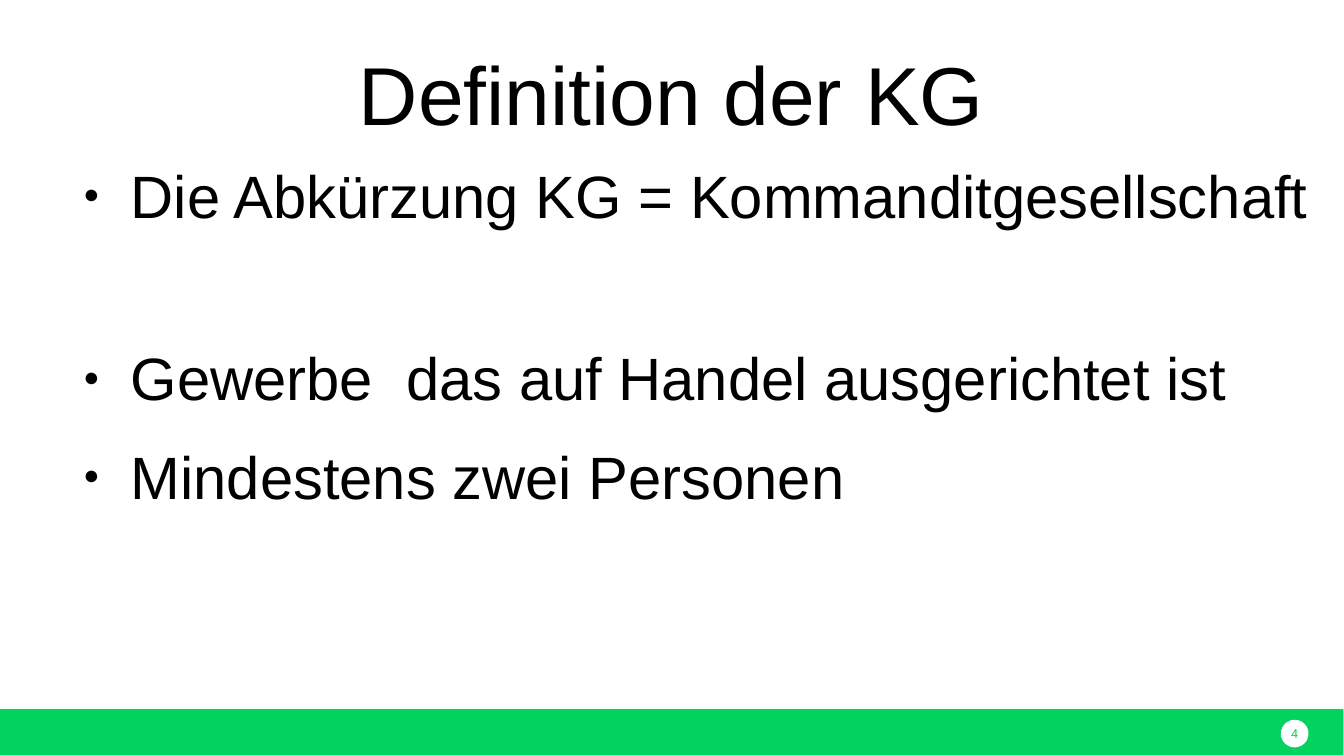
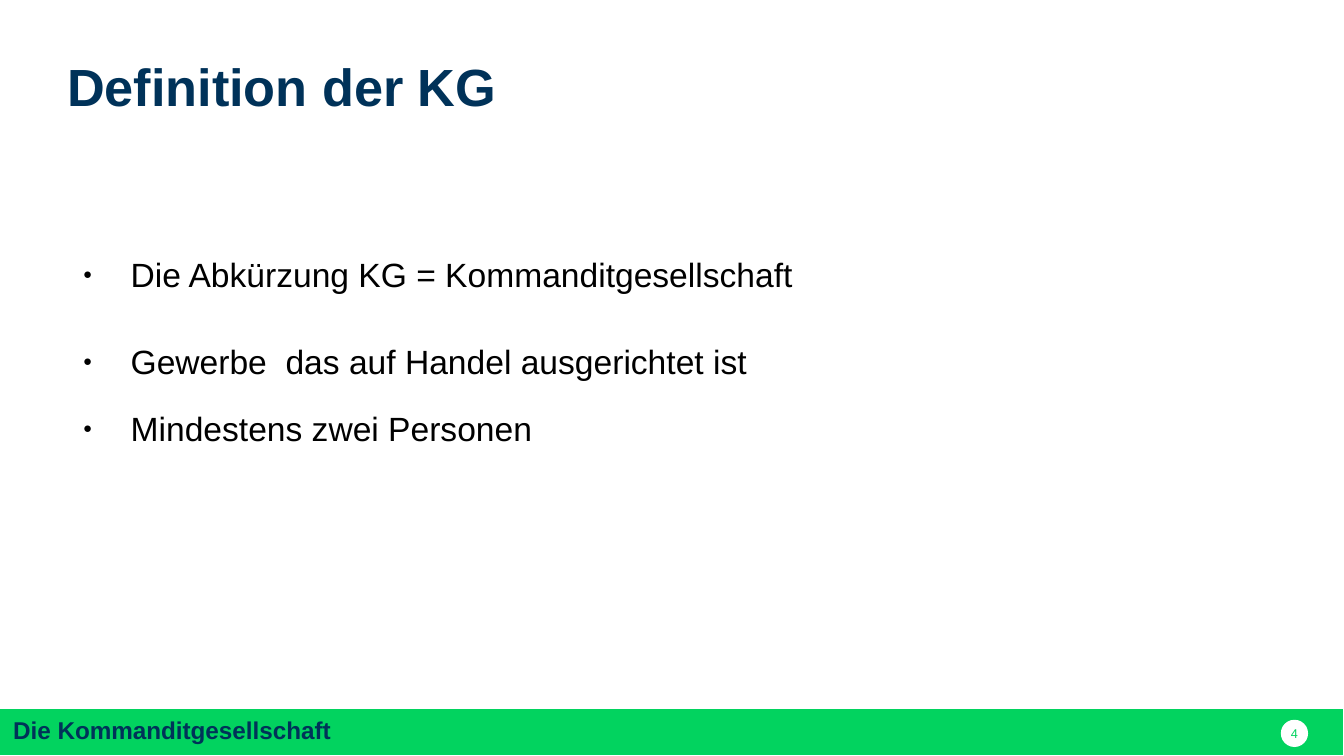
Before and after one commit to nodeg/exercises, a slide deck: slide 4 of FINAL_Referat_BWP_FINAL.pptx. Drawn at 1344x756 pixels with LibreOffice and Linux fonts; fonts in the diff are those of the drawing. Boxes give left, top, right and bottom in pixels: in the first picture for what was removed or moved away, otherwise in the second. Text is boxed around its words. In the diff, an @@ line names an element or a change of style, - is before the commit and + after.

```diff
--- a/FINAL_Referat_BWP_FINAL.pptx
+++ b/FINAL_Referat_BWP_FINAL.pptx
@@ text "Definition der KG" at bbox=[67, 68, 496, 107]: size 44 to 28 pt, text colour #000000 to #003259, bold on; alignment centre to left; line spacing 1 to 25.2pt @@
@@ text "Die Abkürzung KG = Kommanditgesellschaft" at bbox=[131, 262, 792, 293]: size 32 to 18 pt @@
@@ text "Die Abkürzung KG = Kommanditgesellschaft": place and size @@
-text "Die Abkürzung KG = Kommanditgesellschaft" at bbox=[131, 174, 1307, 229]
+text "Die Abkürzung KG = Kommanditgesellschaft" at bbox=[131, 262, 792, 293]
@@ text "Gewerbe das auf Handel ausgerichtet ..." at bbox=[131, 349, 747, 442]: size 32 to 18 pt @@
@@ text in rectangle at bbox=[13, 721, 331, 744]: text added @@
+Die Kommanditgesellschaft
```
Also in this commit, not shown: 15 other slides changed, 9 slides added, 5 slides removed.
